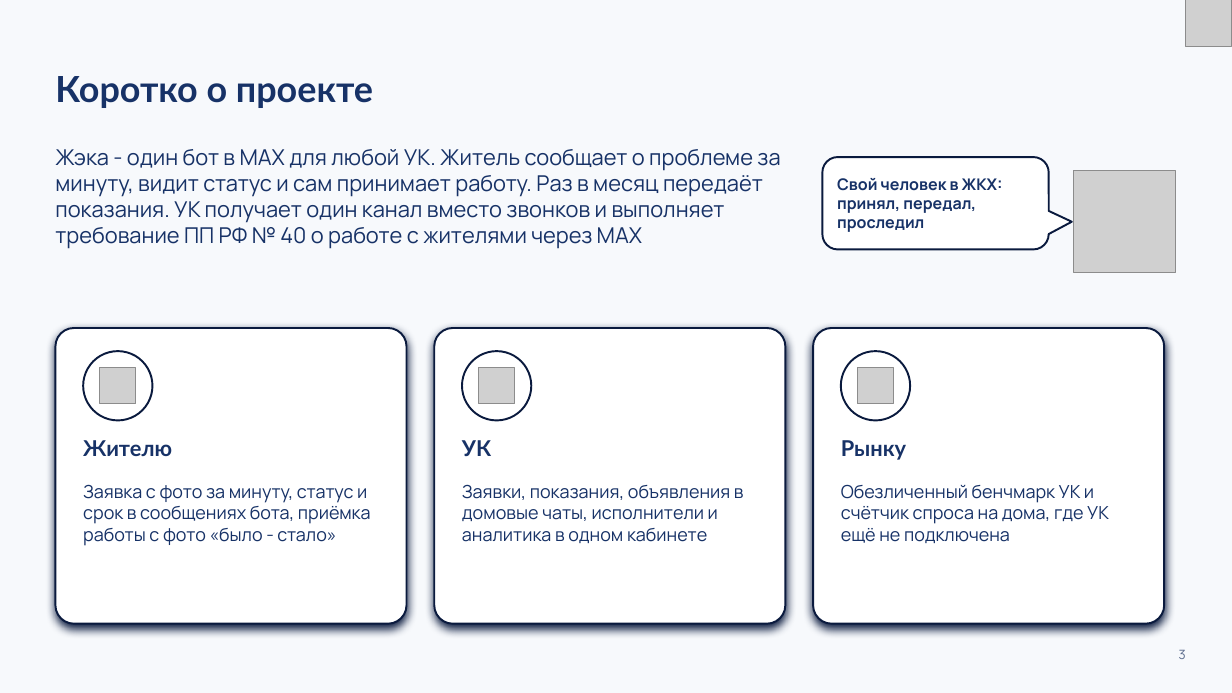
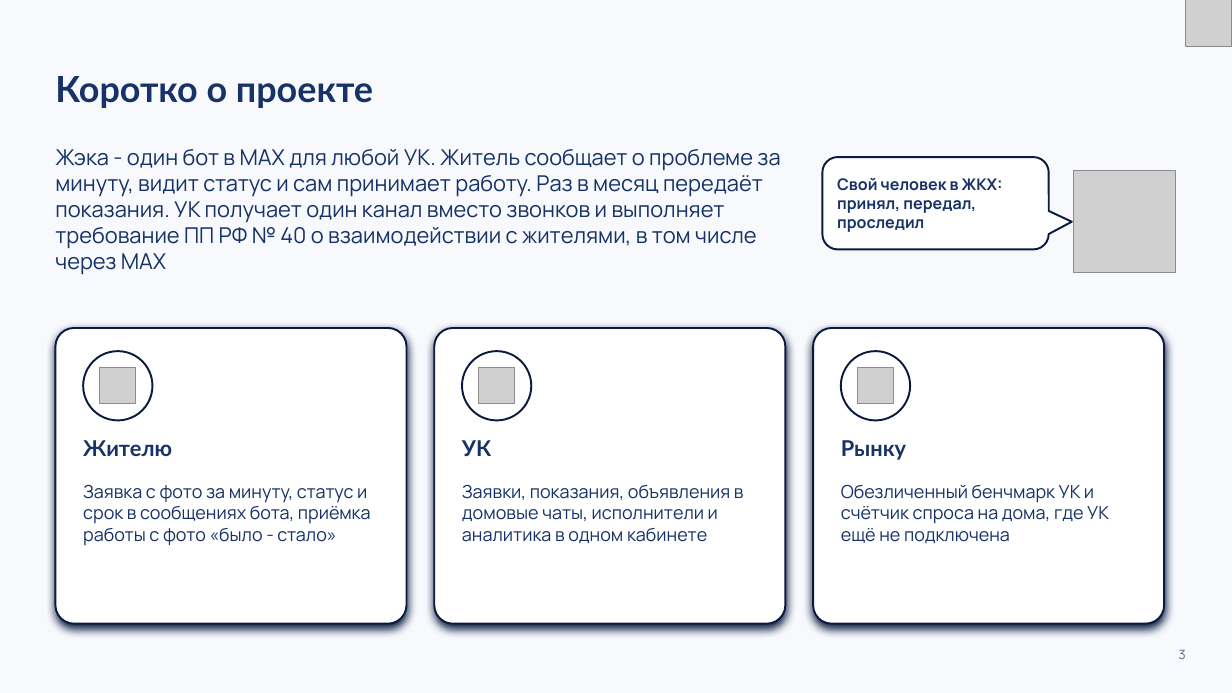
Before and after one commit to K1rL3s/vkmax-mobilization, a slide deck: slide 3 of docs/preza/zheka.pptx. Drawn at 1232x693 pixels with LibreOffice and Linux fonts; fonts in the diff are those of the drawing; grey boxes stand for pictures. Boxes give left, top, right and bottom in pixels: in the first picture for what was removed or moved away, otherwise in the second. Text is boxed around its words. In the diff, an @@ line names an element or a change of style, - is before the commit and + after.

```diff
--- a/docs/preza/zheka.pptx
+++ b/docs/preza/zheka.pptx
@@ text at [55,149,780,275]: text changed @@
-Жэка - один бот в MAX для любой УК. Житель сообщает о проблеме за минуту, видит статус и сам принимает работу. Раз в месяц передаёт показания. УК получает один канал вместо звонков и выполняет требование ПП РФ № 40 о работе с жителями через MAX
+Жэка - один бот в MAX для любой УК. Житель сообщает о проблеме за минуту, видит статус и сам принимает работу. Раз в месяц передаёт показания. УК получает один канал вместо звонков и выполняет требование ПП РФ № 40 о взаимодействии с жителями, в том числе через MAX
```
Also in this commit, not shown: 4 other slides changed, 56 other files.
